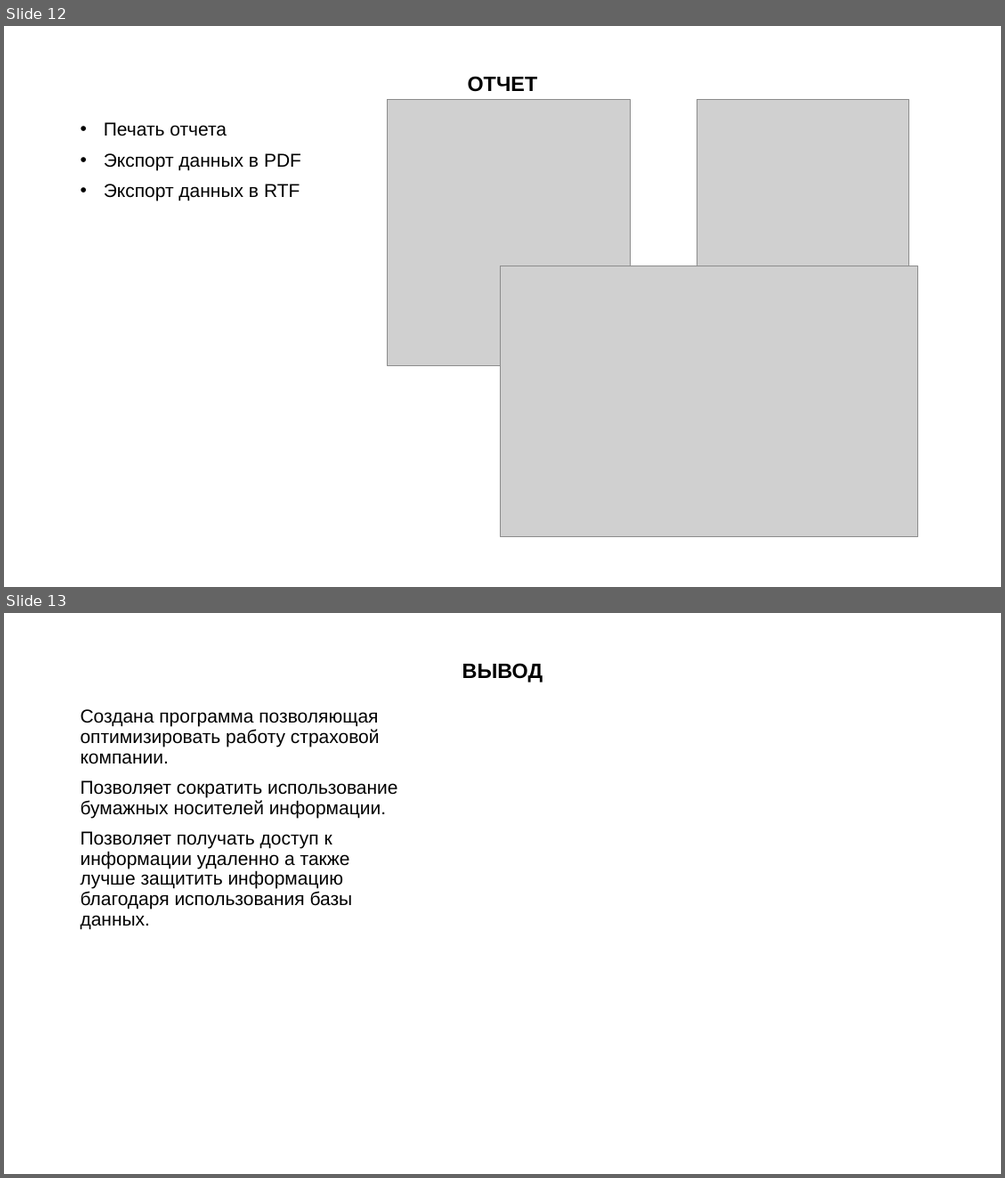
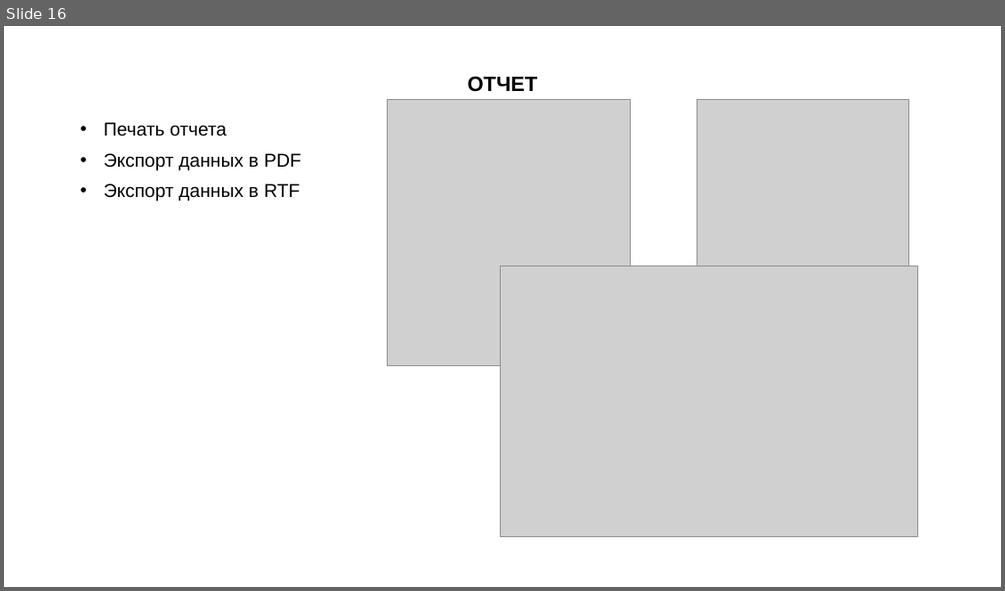
Before and after one commit to Dmitry-Vasilyev/magistr, a slide deck: doc/презентация/Васильев - презентация.pptx. Shown one above the other, each under a label of ours: slides 12 and 13 before the commit, slide 16 after it. The pictures are 1005x1178 and 1005x591 pixels, drawn with LibreOffice and Linux fonts; fonts in the diff are those of the drawing; grey boxes stand for pictures. Boxes give left, top, right and bottom in pixels: in the first picture for what was removed or moved away, otherwise in the second. Text is boxed around its words. In the diff, an @@ line names an element or a change of style, - is before the commit and + after.

```diff
--- a/doc/презентация/Васильев - презентация.pptx
+++ b/doc/презентация/Васильев - презентация.pptx
@@ slide 13 removed at bbox=[4, 613, 1001, 1174], background #FFFFFF @@
@@ title removed at bbox=[462, 663, 543, 682] @@
-ВЫВОД
@@ text removed at bbox=[81, 709, 398, 929] @@
-Создана программа позволяющая оптимизировать работу страховой компании.
-Позволяет сократить использование бумажных носителей информации.
-Позволяет получать доступ к информации удаленно а также лучше защитить информацию благодаря использования базы данных.
@@ what was slide 12 is now slide 16 @@
```
Also in this commit, not shown: 4 slides changed, 6 slides added, 1 other slide removed, 8 other files.
